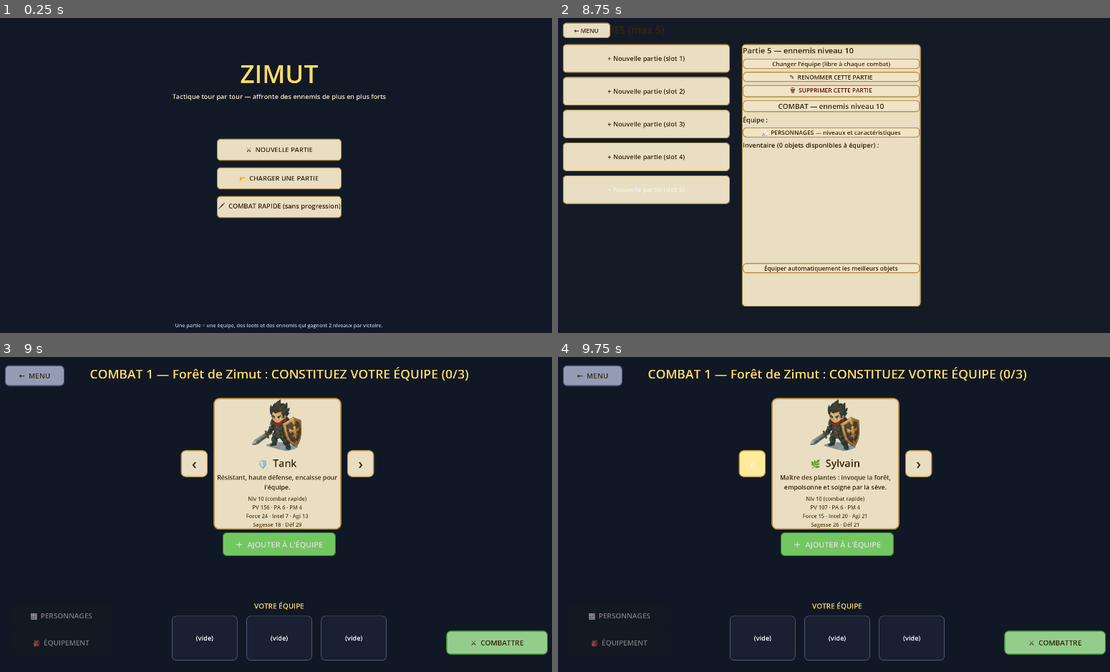
Above: before the commit, frames 1-4 (two rows, left to right).
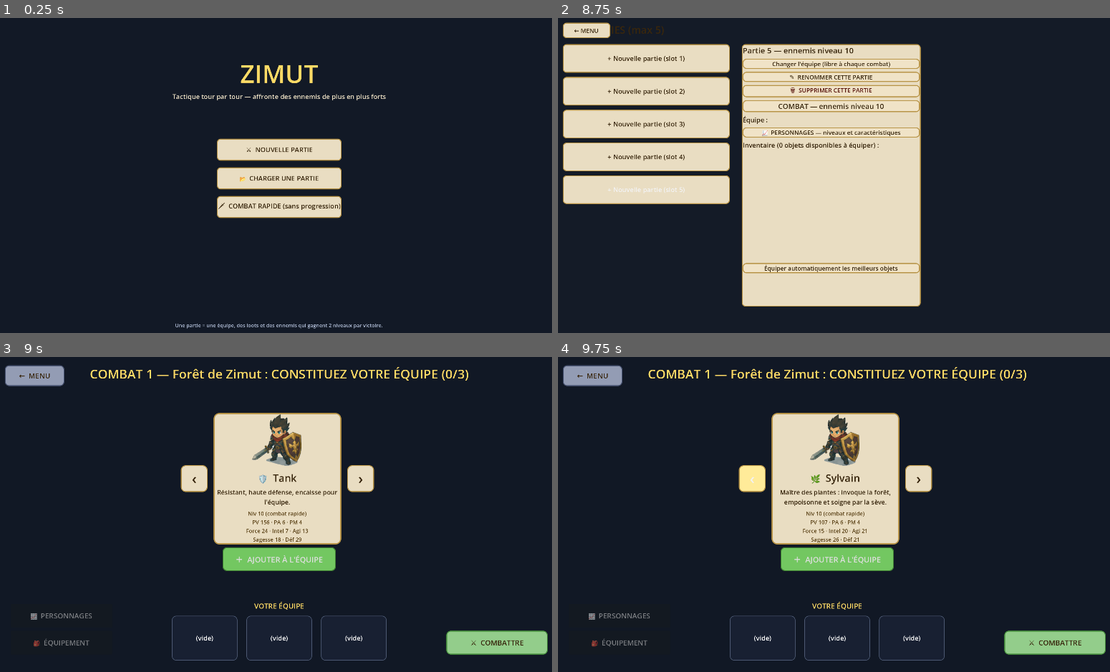
Above: after the commit, the same moments.

Repository: CharlieG42/Zimut
Game: Godot game, scene res://scenes/MainMenu.tscn
Two runs of this game, one before a commit and one after it. Both use one fixed random seed, a clock stepped at 60 frames per second and the inputs below.
Inputs:
- Up to frame 1 (0.25 s): no input
- Up to frame 2 (8.75 s): click "⚔ NOUVELLE PARTIE" at 0.5 s; click "+ Nouvelle partie (slot 1)" at 1.25 s; click "+ Nouvelle partie (slot 1)" at 2 s; click "+ Nouvelle partie (slot 2)" at 2.75 s; click "+ Nouvelle partie (slot 2)" at 3.5 s; click "+ Nouvelle partie (slot 3)" at 4.25 s; click "+ Nouvelle partie (slot 3)" at 5 s; click "+ Nouvelle partie (slot 4)" at 5.75 s; click "+ Nouvelle partie (slot 4)" at 6.5 s; click "+ Nouvelle partie (slot 5)" at 7.25 s; click "+ Nouvelle partie (slot 5)" at 8 s
- Up to frame 3 (9 s): click "Changer l'équipe (libre à cha…" at 8.75 s
- Up to frame 4 (9.75 s): click "‹" at 9.5 s

Frames 1-2 are identical in both runs. In frame 3, 6.4% of the frame differs, in the area x 32-68%, y 12-68%; in frame 4, 6.6%.

Commit message:
feat(zimut): XP réduite, vignette équipe déplacée, items + cartes PA/PM/PO
- XP : FIGHT_XP_MULT 3.0 -> 1.5, hors équipe 10 % -> 5 %, défaite 25 % -> 15 %
- Composition d'équipe : vignette de classe descendue (+50px) pour ne plus
  chevaucher la description du prochain combat
- Nouveaux items (loot + forge) : +1 PA, +1 PM, +1 Portée
- Caractéristiques : cartes PA/PM/PO dans la fiche perso, 3 niveaux max,
  4 points par niveau ; plafonds 14 PA / 6 PM / 3 PO appliqués aux stats
  finales et à la portée des sorts en combat

Co-authored-by: CharlieG42 <CharlieG42@users.noreply.github.com>

Diff:
--- a/prototype/zimut/scripts/CharacterSheetUI.gd
+++ b/prototype/zimut/scripts/CharacterSheetUI.gd
@@ -542,6 +542,75 @@
 		h2.add_child(cost_l)
 		v.add_child(_lbl(String(ClassRules.STAT_HELP[stat]), 15, C_DIM))
 
+	# Cartes bonus PA / PM / Portée : 3 niveaux max, 4 points par niveau
+	for stat: String in ClassRules.BONUS_STATS:
+		var inv_pts: int = int(ent["invested"].get(stat, 0))
+		var cost: int = ClassRules.BONUS_POINT_COST
+		var col: Color = Color(0.45, 0.80, 0.92)
+		var fx_val: int = int(ItemRules.aggregate(member.get("equipment", {}))["fx"].get(stat, 0))
+		var eq_val: int = int(fx_val)
+		var base_val: int = 0 if stat == "po" else int(base.get(stat, 0))
+		var pts_val: int = inv_pts
+		var total: int = base_val + pts_val + eq_val
+		if stat == "pa":
+			total = int(st.get("pa", 0))
+		elif stat == "pm":
+			total = int(st.get("pm", 0))
+		elif stat == "po":
+			total = int(st.get("po", 0))
+
+		var card := PanelContainer.new()
+		card.size_flags_horizontal = Control.SIZE_EXPAND_FILL
+		card.add_theme_stylebox_override("panel", _box(C_CARD, col.darkened(0.3), 14, 2, 14))
+		grid.add_child(card)
+		var v := VBoxContainer.new()
+		v.add_theme_constant_override("separation", 6)
+		card.add_child(v)
+		var h1 := HBoxContainer.new()
+		h1.add_theme_constant_override("separation", 10)
+		v.add_child(h1)
+		h1.add_child(_lbl("%s %s" % ["\u2794" if stat == "po" else ("\u26a1" if stat == "pa" else "\u27b6"), ClassRules.BONUS_STAT_LABEL[stat]], 26, col, true))
+		var tier_chip := _chip("Max %d niveaux" % ClassRules.BONUS_MAX_LEVELS, Color(0.55, 0.75, 0.95), 15)
+		tier_chip.tooltip_text = "Chaque niveau coûte %d points de capital." % ClassRules.BONUS_POINT_COST
+		h1.add_child(tier_chip)
+		var sp1 := Control.new()
+		sp1.size_flags_horizontal = Control.SIZE_EXPAND_FILL
+		h1.add_child(sp1)
+		var cap: int = ClassRules.PA_CAP if stat == "pa" else (ClassRules.PM_CAP if stat == "pm" else ClassRules.PO_CAP)
+		h1.add_child(_lbl("%d / %d" % [total, cap], 26, C_GOLD, true))
+		var sbar := StatBar.new()
+		sbar.custom_minimum_size = Vector2(0, 16)
+		sbar.col = col
+		sbar.cap = float(cap)
+		sbar.base = float(base_val)
+		sbar.pts = float(pts_val)
+		sbar.eq = float(eq_val)
+		v.add_child(sbar)
+		var h2 := HBoxContainer.new()
+		h2.add_theme_constant_override("separation", 8)
+		v.add_child(h2)
+		var det := _lbl("base %d  +  niveaux %d/%d  +  objets %d" % [base_val, inv_pts, ClassRules.BONUS_MAX_LEVELS, eq_val], 17, C_DIM)
+		det.size_flags_horizontal = Control.SIZE_EXPAND_FILL
+		h2.add_child(det)
+		var minus := _btn("\u2212", Color(0.85, 0.5, 0.4), 30, Vector2(54, 48))
+		minus.disabled = inv_pts <= 0
+		minus.pressed.connect(func() -> void:
+			ProgressionManager.refund_point(_save, _classe, stat)
+			_persist()
+			refresh())
+		h2.add_child(minus)
+		var plus := _btn("+", Color(0.45, 0.80, 0.50), 30, Vector2(54, 48))
+		plus.disabled = unspent < cost or inv_pts >= ClassRules.BONUS_MAX_LEVELS or (stat != "po" and total >= cap)
+		plus.pressed.connect(func() -> void:
+			ProgressionManager.invest_point(_save, _classe, stat)
+			_persist()
+			refresh())
+		h2.add_child(plus)
+		var cost_l := _lbl("coût %d" % cost, 17, C_GOOD if unspent >= cost else C_BAD)
+		cost_l.custom_minimum_size = Vector2(66, 0)
+		h2.add_child(cost_l)
+		v.add_child(_lbl(String(ClassRules.BONUS_STAT_HELP[stat]), 15, C_DIM))
+
 	var legend := HBoxContainer.new()
 	legend.add_theme_constant_override("separation", 18)
 	legend.add_child(_lbl("■ base de classe", 15, STAT_COLOR["vita"].darkened(0.45).lightened(0.2)))
--- a/prototype/zimut/scripts/ClassRules.gd
+++ b/prototype/zimut/scripts/ClassRules.gd
@@ -34,13 +34,28 @@
 const START_LEVEL := 10
 const POINTS_PER_LEVEL := 4
 
-## XP d'un combat = somme(XP des ennemis) x FIGHT_XP_MULT  (≈ 40 combats de niv.10 à niv.50)
-const FIGHT_XP_MULT := 3.0
+## XP d'un combat = somme(XP des ennemis) x FIGHT_XP_MULT
+const FIGHT_XP_MULT := 1.5
 const BOSS_XP_MULT := 1.5
 ## Les classes hors équipe gagnent une part de l'XP (pour tester d'autres compos)
-const BENCH_XP_RATIO := 0.10
+const BENCH_XP_RATIO := 0.05
 ## Une défaite rapporte quand même un peu d'XP
-const DEFEAT_XP_RATIO := 0.25
+const DEFEAT_XP_RATIO := 0.15
+
+## Caractéristiques bonus achetables avec du capital : PA, PM, PO (Portée).
+## Maximum 3 niveaux chacune, 4 points de capital par niveau.
+const BONUS_STATS: Array[String] = ["pa", "pm", "po"]
+const BONUS_STAT_LABEL := {"pa": "PA", "pm": "PM", "po": "Portée"}
+const BONUS_STAT_HELP := {
+	"pa": "+1 PA par niveau (14 PA maximum au total)",
+	"pm": "+1 PM par niveau (6 PM maximum au total)",
+	"po": "+1 de portée pour tous les sorts (3 maximum)",
+}
+const BONUS_MAX_LEVELS := 3
+const BONUS_POINT_COST := 4
+const PA_CAP := 14
+const PM_CAP := 6
+const PO_CAP := 3
 
 ## Coût d'un point de capital par palier d'affinité : [[investis_max, coût], ...]
 const TIER_COST := {
@@ -125,6 +140,8 @@
 
 ## Coût du PROCHAIN point pour une stat déjà investie de `invested` points.
 static func point_cost(classe: String, stat: String, invested: int) -> int:
+	if BONUS_STATS.has(stat):
+		return BONUS_POINT_COST
 	for tier: Array in TIER_COST[affinity(classe, stat)]:
 		if invested < int(tier[0]):
 			return int(tier[1])
--- a/prototype/zimut/scripts/GameManager.gd
+++ b/prototype/zimut/scripts/GameManager.gd
@@ -289,6 +289,13 @@
 			"color": st["color"], "fx": pfx,
 		}, true)
 		player["spells"] = _build_spells(classe, plevel)
+		# Portée bonus du perso (points de caractéristiques + objets, plafonnée à 3)
+		var po_bonus: int = int(st.get("po", 0))
+		if po_bonus > 0:
+			for s: Dictionary in player["spells"]:
+				var sp: Dictionary = Combat.parse(s)
+				if String(sp["target"]) != "self" and int(s["range"]) < 99:
+					s["range"] = int(s["range"]) + po_bonus
 		# Niveaux de sorts améliorés (1..10) : multiplicateur d'efficacité
 		if not active_save.is_empty():
 			for s: Dictionary in player["spells"]:
--- a/prototype/zimut/scripts/ItemRules.gd
+++ b/prototype/zimut/scripts/ItemRules.gd
@@ -15,7 +15,7 @@
 
 const FX_LABEL := {
 	"crit": "Critique +%d%%", "lifesteal": "Vol de vie %d%%", "mag_pct": "Dégâts magiques +%d%%",
-	"mres": "Résistance magie +%d%%", "heal_pct": "Soins +%d%%", "pa": "+%d PA", "pm": "+%d PM",
+	"mres": "Résistance magie +%d%%", "heal_pct": "Soins +%d%%", "pa": "+%d PA", "pm": "+%d PM", "po": "+%d Portée",
 	"poison_pct": "Poisons +%d%%", "bless_def": "Bénit l'équipe (+%d%% défense)",
 	"start_immune_neg": "Anti-altération %d t. au départ", "start_immune": "Invulnérable %d t. au départ",
 }
@@ -126,6 +126,8 @@
 		out["pm"] = _num(t, "^\\+(\\d+)\\s*pm")
 	if _num(t, "^\\+(\\d+)\\s*pa") > 0:
 		out["pa"] = _num(t, "^\\+(\\d+)\\s*pa")
+	if _num(t, "^\\+(\\d+)\\s*(?:portée|portee|po)") > 0:
+		out["po"] = _num(t, "^\\+(\\d+)\\s*(?:portée|portee|po)")
 	if t.begins_with("bénit") or t.begins_with("benit"):
 		out["bless_def"] = maxi(1, _num(t, "\\+(\\d+)\\s*%"))
 	if t.begins_with("immunité aux effets") or t.begins_with("immunite aux effets"):
--- a/prototype/zimut/scripts/ProgressionManager.gd
+++ b/prototype/zimut/scripts/ProgressionManager.gd
@@ -710,6 +710,7 @@
 
 ## Statistiques finales d'un membre d'équipe : base (classes.txt au niveau du perso)
 ## + points investis + équipement (+ panoplies) + paliers PA/PM.
+## PA plafonnés à 14, PM à 6 et PO à 3, quelles que soient les sources.
 func member_stats(data: Dictionary, member: Dictionary) -> Dictionary:
 	var classe: String = String(member.get("classe", ""))
 	var ent: Dictionary = roster_entry(data, classe)
@@ -725,8 +726,9 @@
 	var out: Dictionary = {
 		"classe": classe, "level": level,
 		"max_pv": int(row["vita"]) + int(inv.get("vita", 0)) * int(ClassRules.STAT_GAIN["vita"]) + int(eq["vita"]),
-		"pa": int(row["pa"]) + int(ms["pa"]) + int(fx.get("pa", 0)),
-		"pm": int(row["pm"]) + int(ms["pm"]) + int(fx.get("pm", 0)),
+		"pa": mini(ClassRules.PA_CAP, int(row["pa"]) + int(ms["pa"]) + int(inv.get("pa", 0)) + int(fx.get("pa", 0))),
+		"pm": mini(ClassRules.PM_CAP, int(row["pm"]) + int(ms["pm"]) + int(inv.get("pm", 0)) + int(fx.get("pm", 0))),
+		"po": mini(ClassRules.PO_CAP, int(inv.get("po", 0)) + int(fx.get("po", 0))),
 		"fx": fx, "sets": agg["sets"],
 	}
 	for k: String in ["force", "intelligence", "agility", "wisdom", "defense"]:
@@ -736,8 +738,10 @@
 ## Investit 1 point de capital dans `stat`. Retourne "" si OK, sinon la raison.
 func invest_point(data: Dictionary, classe: String, stat: String) -> String:
 	var e: Dictionary = roster_entry(data, classe)
-	if e.is_empty() or not ClassRules.STATS.has(stat):
+	if e.is_empty() or not (ClassRules.STATS.has(stat) or ClassRules.BONUS_STATS.has(stat)):
 		return "Statistique inconnue."
+	if ClassRules.BONUS_STATS.has(stat) and int(e["invested"].get(stat, 0)) >= ClassRules.BONUS_MAX_LEVELS:
+		return "Maximum %d niveaux de %s." % [ClassRules.BONUS_MAX_LEVELS, ClassRules.BONUS_STAT_LABEL[stat]]
 	var cost: int = ClassRules.point_cost(classe, stat, int(e["invested"].get(stat, 0)))
 	if int(e["unspent"]) < cost:
 		return "Capital insuffisant (%d requis)." % cost
--- a/prototype/zimut/scripts/TeamSelectionUI.gd
+++ b/prototype/zimut/scripts/TeamSelectionUI.gd
@@ -226,8 +226,8 @@
 	nav.set_anchors_and_offsets_preset(Control.PRESET_CENTER_TOP)
 	nav.offset_left = -330.0
 	nav.offset_right = 330.0
-	nav.offset_top = 140.0
-	nav.offset_bottom = 560.0
+	nav.offset_top = 190.0
+	nav.offset_bottom = 610.0
 	nav.add_theme_constant_override("separation", 20)
 	_root.add_child(nav)
 
@@ -281,8 +281,8 @@
 	_action_btn.set_anchors_and_offsets_preset(Control.PRESET_CENTER_TOP)
 	_action_btn.offset_left = -190.0
 	_action_btn.offset_right = 190.0
-	_action_btn.offset_top = 590.0
-	_action_btn.offset_bottom = 670.0
+	_action_btn.offset_top = 640.0
+	_action_btn.offset_bottom = 720.0
 	_action_btn.add_theme_font_size_override("font_size", 26)
 	_action_btn.pressed.connect(_on_action)
 	_root.add_child(_action_btn)
--- a/prototype/zimut/tests/test_replay.gd
+++ b/prototype/zimut/tests/test_replay.gd
@@ -1,5 +1,5 @@
 extends SceneTree
-## Tests V4 : combats rejouables, XP hors équipe 10 %, +1 niveau garanti, bouton MENU.
+## Tests V4 : combats rejouables, XP hors équipe 5 %, +1 niveau garanti, bouton MENU.
 var fails: int = 0
 func check(c: bool, m: String) -> void:
 	print(("  ok  " if c else "  ÉCHEC  ") + m)
@@ -11,7 +11,7 @@
 	var pm: Node = root.get_node("ProgressionManager")
 	var data: Dictionary = pm.new_game(3, "R")
 	pm.rebuild_team(data, ["Tank", "Mage", "Sylvain"])
-	check(ClassRules.BENCH_XP_RATIO == 0.10, "XP hors équipe = 10 %")
+	check(ClassRules.BENCH_XP_RATIO == 0.05, "XP hors équipe = 5 %")
 	var lv_start: Array = []
 	for c in ["Tank", "Mage", "Sylvain"]:
 		lv_start.append(pm.member_level(data, c))
@@ -32,7 +32,7 @@
 	var rep: Dictionary = pm.award_xp(data, 10000, 1.0, 0, false)
 	var team_gain: int = int(rep["Tank"]["gain"])
 	var bench_gain: int = int(rep["Assassin"]["gain"])
-	check(bench_gain <= int(ceil(team_gain * 0.10 * 1.2)), "gain hors équipe plafonné à ~10 %% (%d vs %d)" % [bench_gain, team_gain])
+	check(bench_gain <= int(ceil(team_gain * 0.05 * 1.2)), "gain hors équipe plafonné à ~5 %% (%d vs %d)" % [bench_gain, team_gain])
 	# Replay d'un combat plus bas
 	var frontier: int = pm.frontier_fight_number(data)
 	check(frontier == 7, "frontière = combat 7")
@@ -51,6 +51,21 @@
 	# Bouton MENU : le script de sélection d'équipe expose bien le retour vers le menu
 	var src: String = FileAccess.get_file_as_string("res://scripts/TeamSelectionUI.gd")
 	check(src.contains("MainMenu.tscn"), "le bouton MENU change de scène")
+	# Caractéristiques bonus PA / PM / PO : 3 niveaux max, 4 points par niveau, plafonds
+	var ent: Dictionary = pm.roster_entry(data, "Tank")
+	ent["unspent"] = 40
+	for _i: int in range(4):
+		var r: String = pm.invest_point(data, "Tank", "pa")
+		var should_fail: bool = _i >= ClassRules.BONUS_MAX_LEVELS
+		check((r != "") == should_fail, "PA : max %d niveaux (tentative %d)" % [ClassRules.BONUS_MAX_LEVELS, _i + 1])
+	check(int(ent["invested"].get("pa", 0)) == ClassRules.BONUS_MAX_LEVELS, "PA investis = 3 niveaux")
+	var stt: Dictionary = pm.member_stats(data, data["team"][0])
+	check(int(stt["pa"]) <= ClassRules.PA_CAP, "PA plafonnés à %d" % ClassRules.PA_CAP)
+	check(int(stt["pm"]) <= ClassRules.PM_CAP, "PM plafonnés à %d" % ClassRules.PM_CAP)
+	check(int(stt.get("po", 0)) <= ClassRules.PO_CAP, "PO plafonnées à %d" % ClassRules.PO_CAP)
+	ent["invested"]["po"] = ClassRules.PO_CAP
+	stt = pm.member_stats(data, data["team"][0])
+	check(int(stt["po"]) == ClassRules.PO_CAP, "PO investies prises en compte")
 	pm.delete_save(3)
 	print("ÉCHECS : %d" % fails)
 	quit(1 if fails > 0 else 0)
Not shown, changed: prototype/zimut/data/craft.txt
Not shown, changed: prototype/zimut/data/stuff.txt
